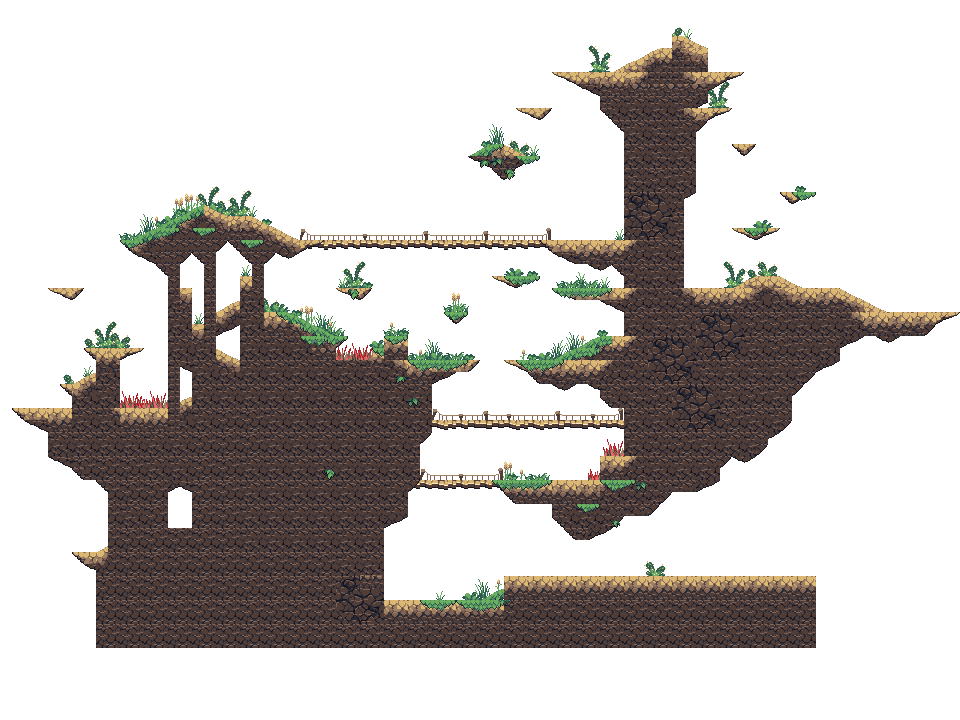
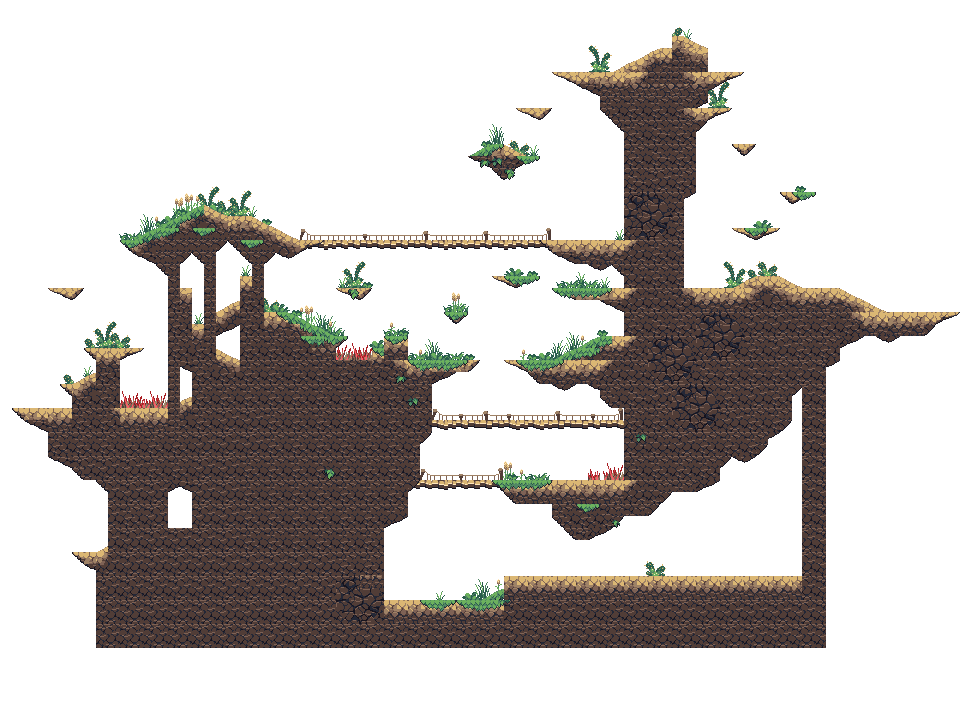
Comparing the layer stacks of the two 960x720 images. Changes:
painted on "Layer" over (x1=600, y1=360, x2=826, y2=648)
